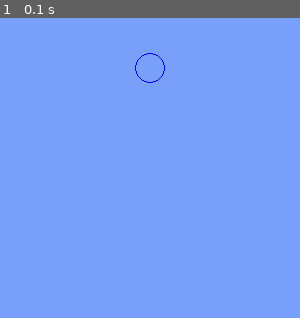
Above: before the commit, frame 1.
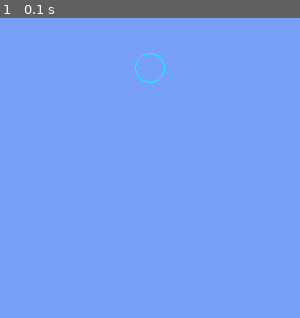
Above: after the commit, the same moment.

Repository: maciejbac/pyGame
Game: pygame game, started from pyGame.py
Two runs of this game, one before a commit and one after it. Both use one fixed random seed, a clock stepped at 60 frames per second and the inputs below.
Inputs:
- Up to frame 1 (0.1 s): no input

The runs differ from the first frame. In frame 1, less than 0.1% of the frame differs, in the area x 45-55%, y 11-22%.

Commit message:
added particle class

Diff:
--- a/pyGame.py
+++ b/pyGame.py
@@ -5,13 +5,28 @@
 (width, height) = (300, 300)
 background_color = (120, 160, 250)
 
+
+class Particle:
+    def __init__(self, x, y, size):
+        self.x = x
+        self.y = y
+        self.size = size
+        self.colour = (0, 255, 255)
+        self.thickness = 1
+
+    def display(self):
+        pygame.draw.circle(screen, self.colour, (self.x, self.y), self.size, self.thickness)
+
+
 screen = pygame.display.set_mode((width, height))
 screen.fill(background_color)
 
-pygame.draw.circle(screen, (0, 0, 255), (150, 50), 15, 1)
+particle = Particle(150, 50, 15)
+particle.display()
+
 pygame.display.flip()
 
 while running:
-	for event in pygame.event.get():
-		if event.type == pygame.QUIT:
-			running = False
+    for event in pygame.event.get():
+        if event.type == pygame.QUIT:
+            running = False
